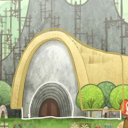
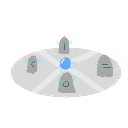
Revision of a layered 128 × 128 image; what changed, layer by layer:
added layer "Malebene 18" above "Malebene 17" over 0, 0, 128, 128
added group "square" with 2 layers above "Church" over 0, 0, 128, 128
added layer "Malebene 16" in group "square" over 0, 0, 128, 128
added layer "Malebene 15" in group "square" over 0, 0, 128, 128
moved "Malebene 12" into group "Church", painted on it over 0, 0, 128, 128
hid "Malebene 2 (eingefügt)", painted on it over 0, 0, 128, 128
